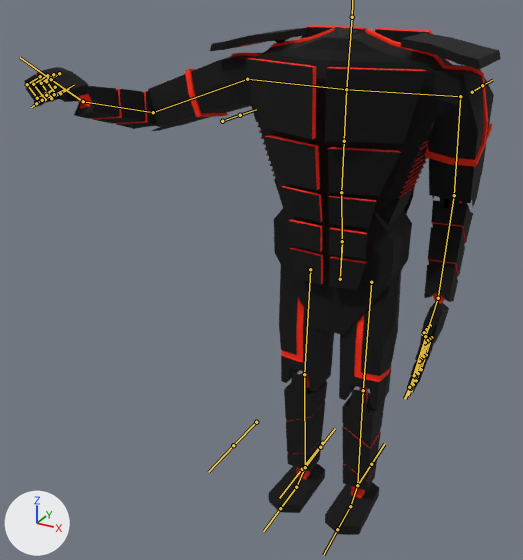
An edit to the FBX model Assets/Meshes/Animations/cyborgKatanaAnimations.fbx, drawn before and after from the same camera.
Rendered twice from a camera (50 mm lens) standing at (0.793, -1.93, 1.767) and looking at (-0.237, -0.057, 0.831). The axes (+X, +Y, +Z) are drawn at lower left. The lights are the same throughout. Both versions are drawn at frame 8 of the action 'cyborgArmature|katanaAttack1'; the numbers are the values there. The bones that bend it are drawn over the model as lines.

The first picture shows 'cyborgMesh'.
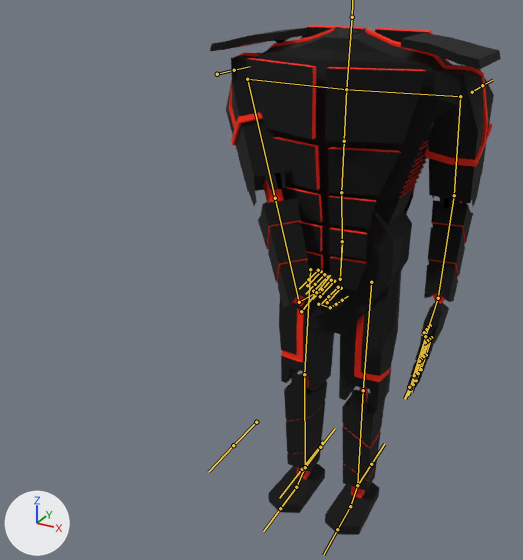
Pixel boxes [x1, y1, x2, y2] of what changed, in the pictures (523 x 560 px):
'cyborgMesh', posed (39% narrower): before [24, 25, 501, 535]; after [210, 25, 501, 535]
bone 'arm1.R', root to tip: before (247, 79) to (153, 112); after (247, 79) to (275, 198)
bone 'arm2.R', root to tip: before (153, 112) to (82, 101); after (275, 198) to (299, 302)
bone 'Palm.R', root to tip: before (82, 101) to (51, 79); after (299, 302) to (318, 291)

What the commit changed:
Bone 'arm1.R' (bone_arm1_r) turns from (1, 8, 20) to (21, -40, 104) degrees about its own x, y and z.
Bone 'arm2.R' (bone_arm2_r) turns from (87, 7, -7) to (-3, 0, 0) degrees about its own x, y and z.
Bone 'Palm.R' (bone_palm_r) turns from (-91, -39, 18) to (-68, 42, 51) degrees about its own x, y and z.
